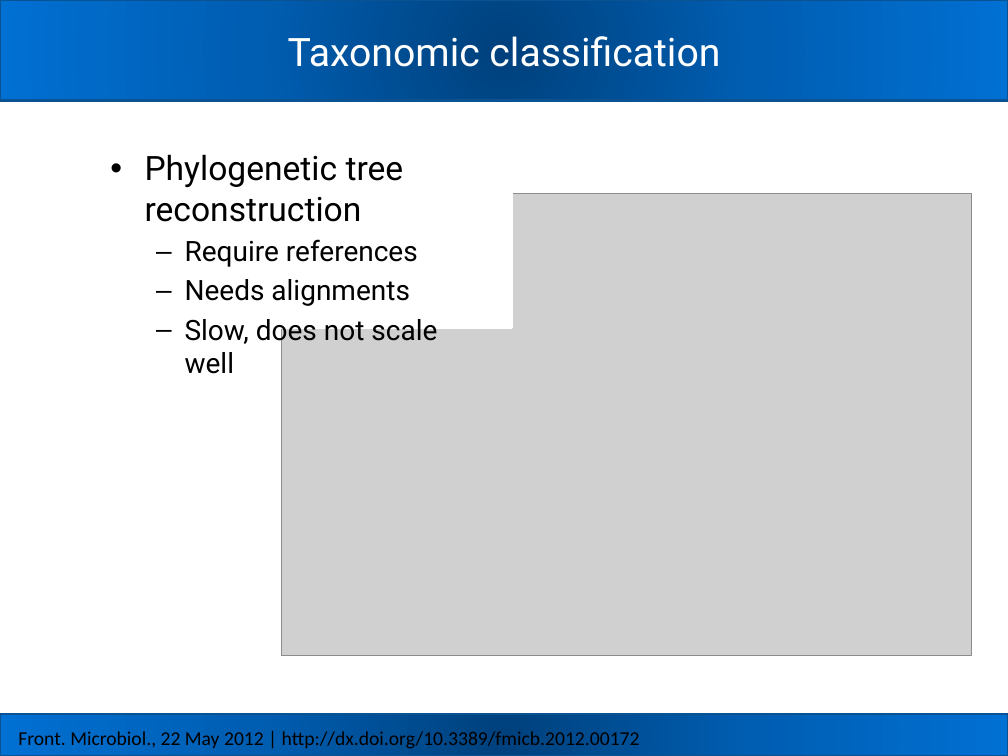
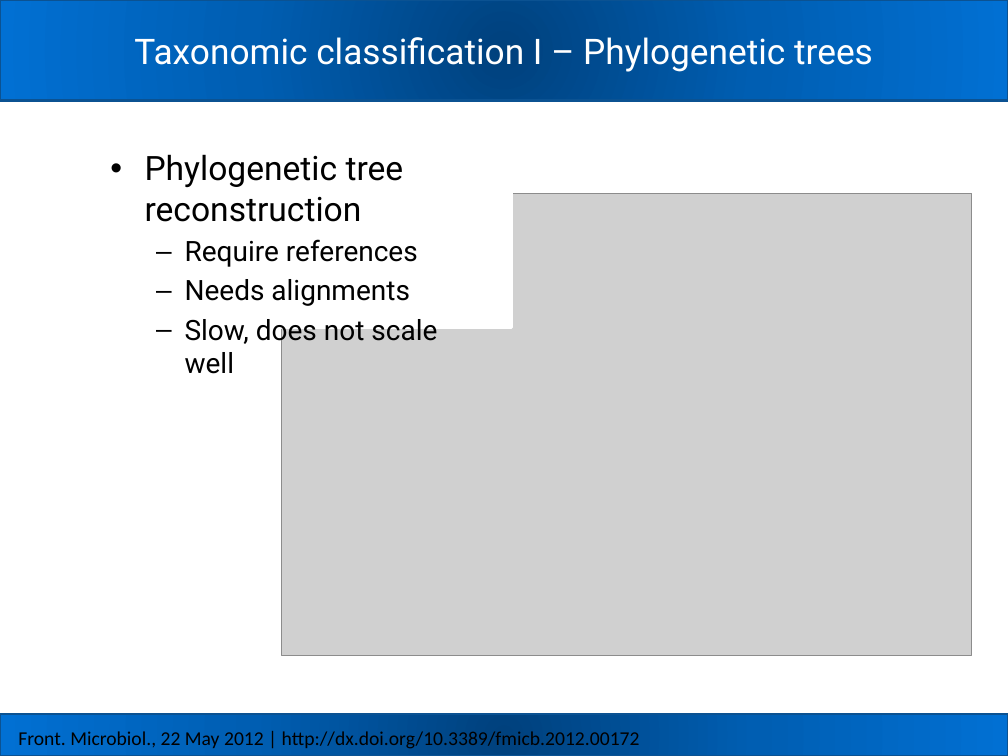
Before and after one commit to carden24/2018_Taller_Genomica_ambiental, a slide deck: slide 8 of W2_16S_analysis.pptx. Drawn at 1008x756 pixels with LibreOffice and Linux fonts; fonts in the diff are those of the drawing; grey boxes stand for pictures. Boxes give left, top, right and bottom in pixels: in the first picture for what was removed or moved away, otherwise in the second. Text is boxed around its words. In the diff, an @@ line names an element or a change of style, - is before the commit and + after.

```diff
--- a/W2_16S_analysis.pptx
+++ b/W2_16S_analysis.pptx
@@ title at box(134, 37, 873, 72): text changed; size 28 to 25.2 pt @@
-Taxonomic classification
+Taxonomic classification I – Phylogenetic trees
```
Also in this commit, not shown: 7 other slides changed, 5 slides added, 18 other files.
